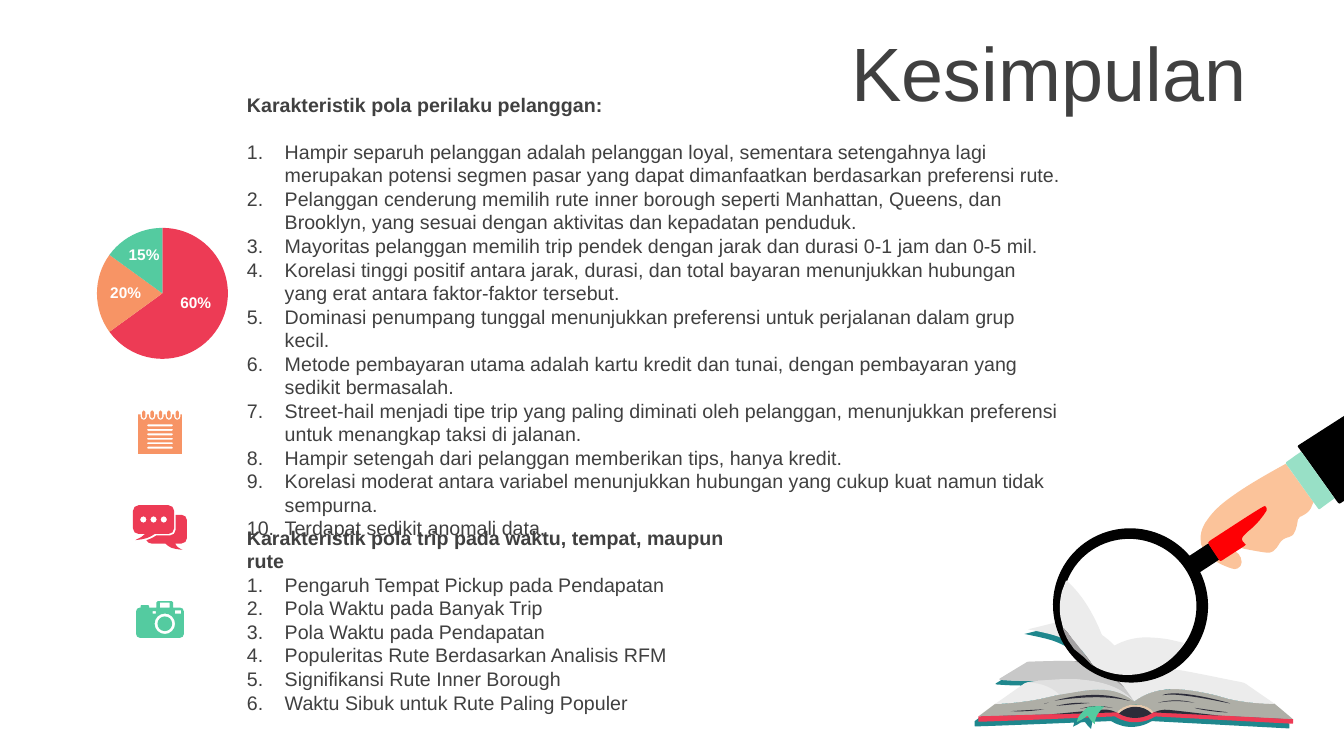
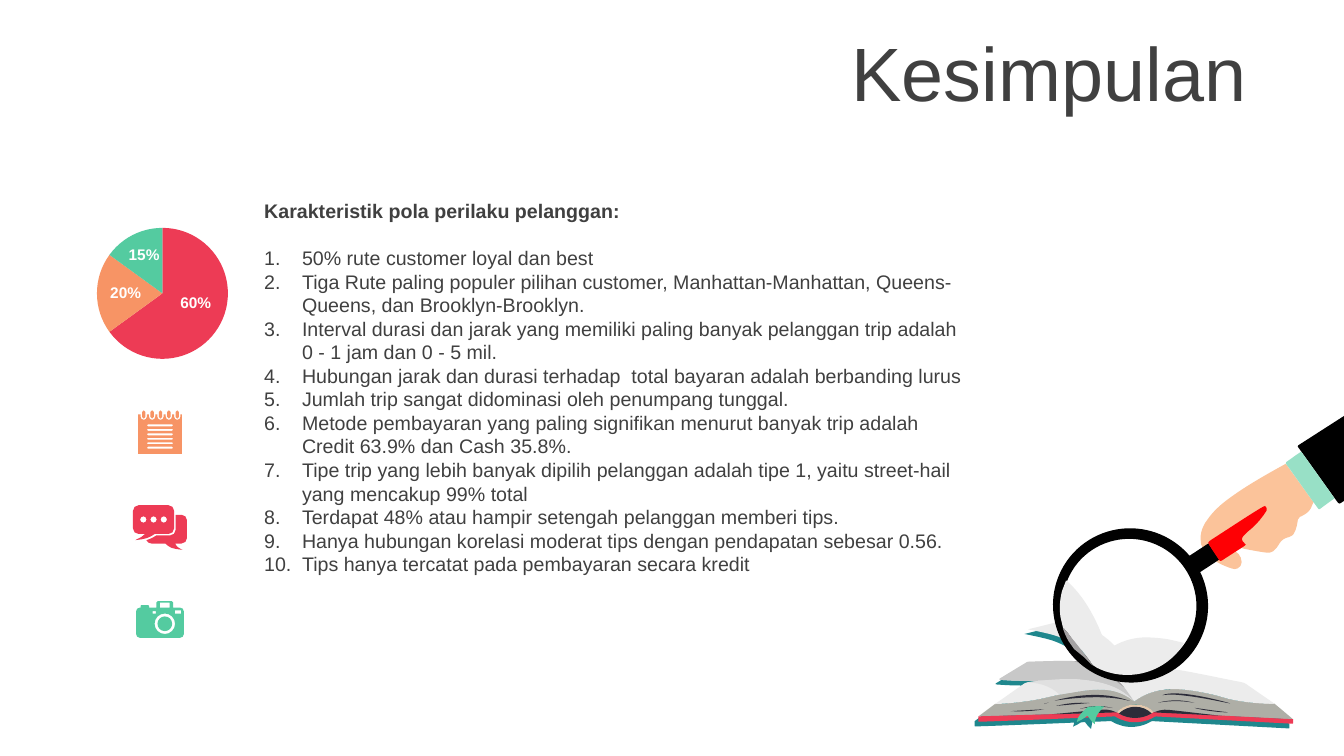
Before and after one commit to robbenrba/capstoneModule2, a slide deck: slide 11 of capstoneModule2_RobertoBenedict.pptx (slide 9 before the commit). Drawn at 1344x756 pixels with LibreOffice and Linux fonts; fonts in the diff are those of the drawing. Boxes give left, top, right and bottom in pixels: in the first picture for what was removed or moved away, otherwise in the second. Text is boxed around its words. In the diff, an @@ line names an element or a change of style, - is before the commit and + after.

```diff
--- a/capstoneModule2_RobertoBenedict.pptx
+++ b/capstoneModule2_RobertoBenedict.pptx
@@ text "Karakteristik pola perilaku pelanggan:": place and size @@
-text "Karakteristik pola perilaku pelanggan:" at <box>247,97,1059,540</box>
+text "Karakteristik pola perilaku pelanggan:" at <box>264,203,961,575</box>
@@ text at <box>302,250,961,575</box>: text changed @@
-1. Hampir separuh pelanggan adalah pelanggan loyal, sementara setengahnya lagi merupakan potensi segmen pasar yang dapat dimanfaatkan berdasarkan preferensi rute.
-2. Pelanggan cenderung memilih rute inner borough seperti Manhattan, Queens, dan Brooklyn, yang sesuai dengan aktivitas dan kepadatan penduduk.
-3. Mayoritas pelanggan memilih trip pendek dengan jarak dan durasi 0-1 jam dan 0-5 mil.
-4. Korelasi tinggi positif antara jarak, durasi, dan total bayaran menunjukkan hubungan yang erat antara faktor-faktor tersebut.
-5. Dominasi penumpang tunggal menunjukkan preferensi untuk perjalanan dalam grup kecil.
-6. Metode pembayaran utama adalah kartu kredit dan tunai, dengan pembayaran yang sedikit bermasalah.
-7. Street-hail menjadi tipe trip yang paling diminati oleh pelanggan, menunjukkan preferensi untuk menangkap taksi di jalanan.
-8. Hampir setengah dari pelanggan memberikan tips, hanya kredit.
-9. Korelasi moderat antara variabel menunjukkan hubungan yang cukup kuat namun tidak sempurna.
-10. Terdapat sedikit anomali data.
+1. 50% rute customer loyal dan best
+2. Tiga Rute paling populer pilihan customer, Manhattan-Manhattan, Queens-Queens, dan Brooklyn-Brooklyn.
+3. Interval durasi dan jarak yang memiliki paling banyak pelanggan trip adalah 0 - 1 jam dan 0 - 5 mil.
+4. Hubungan jarak dan durasi terhadap total bayaran adalah berbanding lurus
+5. Jumlah trip sangat didominasi oleh penumpang tunggal.
+6. Metode pembayaran yang paling signifikan menurut banyak trip adalah Credit 63.9% dan Cash 35.8%.
+7. Tipe trip yang lebih banyak dipilih pelanggan adalah tipe 1, yaitu street-hail yang mencakup 99% total
+8. Terdapat 48% atau hampir setengah pelanggan memberi tips.
+9. Hanya hubungan korelasi moderat tips dengan pendapatan sebesar 0.56.
+10. Tips hanya tercatat pada pembayaran secara kredit
@@ text removed at <box>247,530,723,714</box> @@
-Karakteristik pola trip pada waktu, tempat, maupun rute
-1. Pengaruh Tempat Pickup pada Pendapatan
-2. Pola Waktu pada Banyak Trip
-3. Pola Waktu pada Pendapatan
-4. Populeritas Rute Berdasarkan Analisis RFM
-5. Signifikansi Rute Inner Borough
-6. Waktu Sibuk untuk Rute Paling Populer
```
Also in this commit, not shown: 1 other slide changed, 4 slides added, 1 slide removed.
